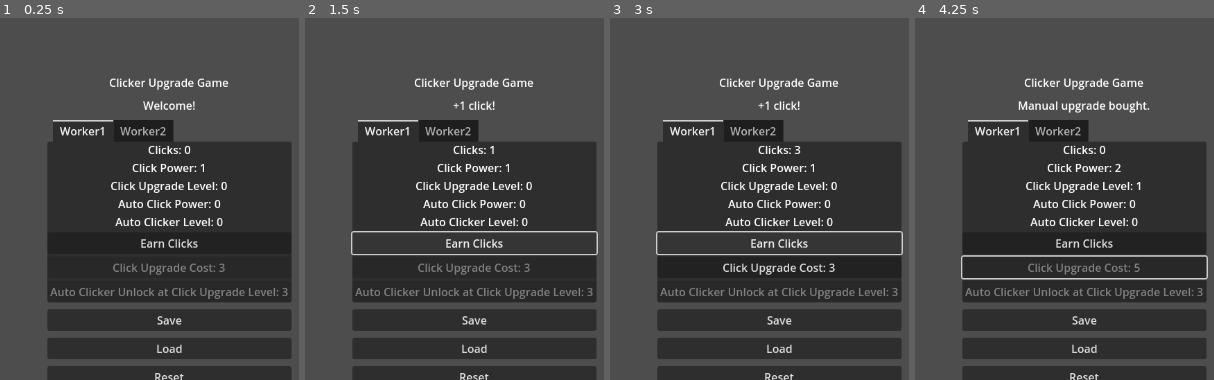
Above: before the commit, frames 1-4 (left to right).
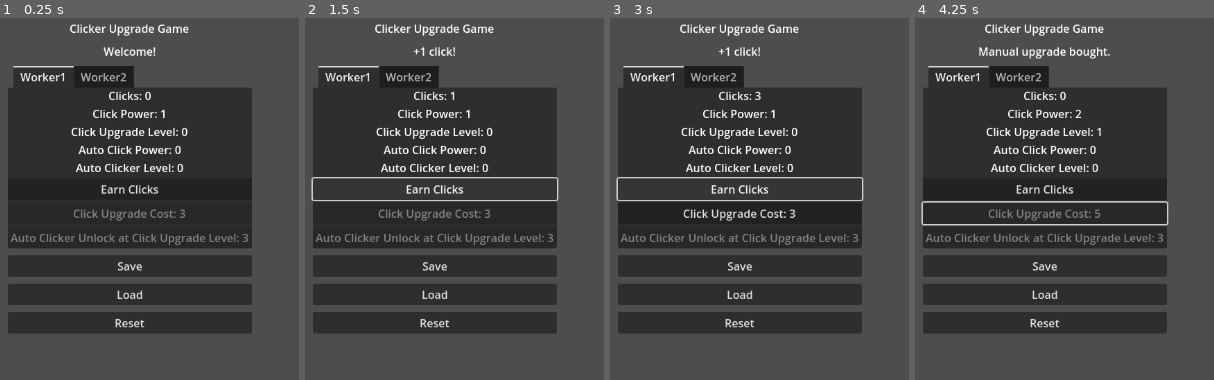
Above: after the commit, the same moments.

Repository: fehudma/godot_projects
Game: Godot game, scene res://Scenes/main.tscn
Two runs of this game, one before a commit and one after it. Both use one fixed random seed, a clock stepped at 60 frames per second and the inputs below.
Inputs:
- Up to frame 1 (0.25 s): no input
- Up to frame 2 (1.5 s): click "Save" at 0.5 s; click "Earn Clicks" at 1.25 s
- Up to frame 3 (3 s): click "Earn Clicks" at 2 s; click "Earn Clicks" at 2.75 s
- Up to frame 4 (4.25 s): click "Click Upgrade Cost: 3" at 3.5 s

The runs differ from the first frame. In frame 1, 43% of the frame differs, in the area x 2-98%, y 1-100%; in frame 2, 41%; in frame 3, 41%; in frame 4, 44%.

Commit message:
added Worker 2 values to save file

Diff:
--- a/Scenes/main.tscn
+++ b/Scenes/main.tscn
@@ -19,8 +19,10 @@
 
 [node name="VBoxContainer" type="VBoxContainer" parent="."]
 layout_mode = 0
-offset_right = 40.0
-offset_bottom = 40.0
+offset_left = -57.0
+offset_top = -78.0
+offset_right = 116.0
+offset_bottom = 270.0
 theme_override_constants/separation = 10
 
 [node name="TitleLabel" type="Label" parent="VBoxContainer"]
--- a/Scripts/main.gd
+++ b/Scripts/main.gd
@@ -31,6 +31,7 @@
 const STARTING_WORKER_2_PASSIVE_CLICKS_PER_TICK: int = 0
 const STARTING_WORKER_2_AUTO_CLICKER_COST: int = 5
 const STARTING_WORKER_2_AUTO_CLICKER_LEVEL: int = 0
+const WORKER_2_SAVE_FILE_PATH: String = "user://worker2_savegame.json"
 #========================================
 var clicks: int = STARTING_CLICKS
 var clicks_per_click: int = STARTING_CLICKS_PER_CLICK
@@ -200,7 +201,18 @@
 	save_data["auto_clicker_cost"] = auto_clicker_cost
 	save_data["auto_clicker_level"] = auto_clicker_level
 	return save_data
-
+#
+#worker 2
+func collect_worker_2_save_data() -> Dictionary:
+	var save_data: Dictionary = {}
+	save_data["clicks_per_click"] = worker_2_clicks_per_click
+	save_data["upgrade_cost"] = worker_2_upgrade_cost
+	save_data["manual_upgrade_level"] = worker_2_manual_upgrade_level
+	save_data["passive_clicks_per_tick"] = worker_2_passive_clicks_per_tick
+	save_data["auto_clicker_cost"] = worker_2_auto_clicker_cost
+	save_data["auto_clicker_level"] = worker_2_auto_clicker_level
+	return save_data
+#
 func reset_game_values() -> void:
 	#worker 1
 	clicks = STARTING_CLICKS
@@ -350,6 +362,18 @@
 		return
 
 	save_file.store_string(json_text)
+	var worker_2_save_data: Dictionary = collect_worker_2_save_data()
+	var worker_2_json_text: String = JSON.stringify(worker_2_save_data)
+	var worker_2_save_file: FileAccess = FileAccess.open(
+		WORKER_2_SAVE_FILE_PATH,
+		FileAccess.WRITE
+	)
+
+	if worker_2_save_file == null:
+		show_message("Could not save Worker 2.")
+		return
+
+	worker_2_save_file.store_string(worker_2_json_text)
 	show_message("Game saved.")
 
 
